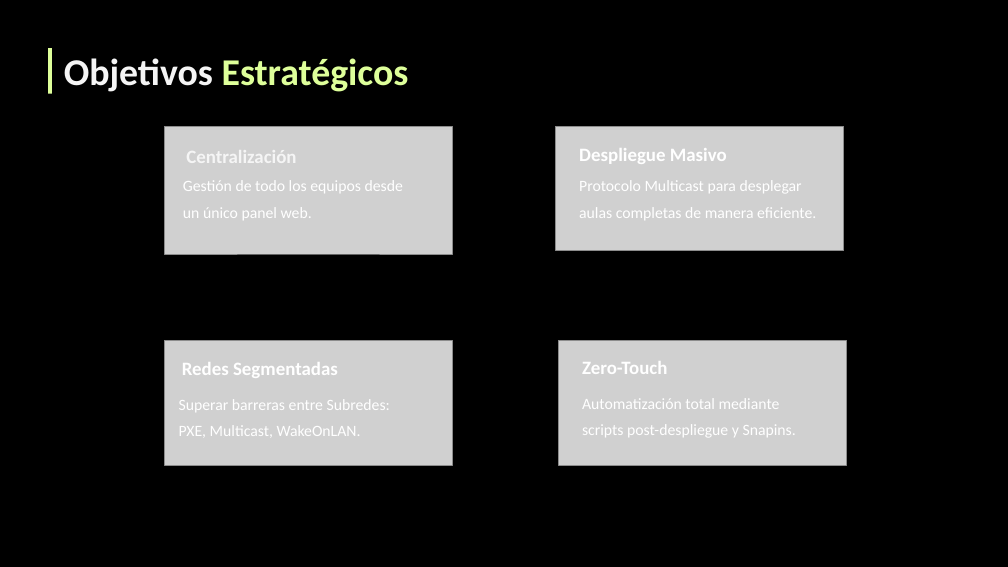
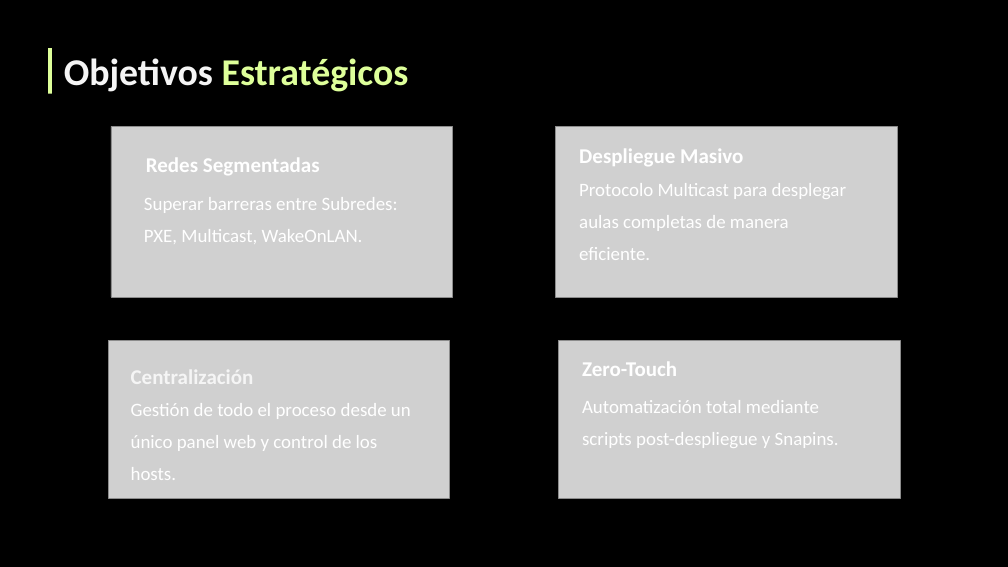
Before and after one commit to cristobal90palma/fog_project_2ASIR_2025-26, a slide deck: slide 3 of Documentación/Presentación.pptx. Drawn at 1008x567 pixels with LibreOffice and Linux fonts; fonts in the diff are those of the drawing; grey boxes stand for pictures. Boxes give left, top, right and bottom in pixels: in the first picture for what was removed or moved away, otherwise in the second. Text is boxed around its words. In the diff, an @@ line names an element or a change of style, - is before the commit and + after.

```diff
--- a/Documentación/Presentación.pptx
+++ b/Documentación/Presentación.pptx
@@ picture: place and size @@
-picture at (164,341,452,466)
+picture at (111,126,453,297)
@@ picture: place and size @@
-picture at (556,126,844,251)
+picture at (556,126,898,297)
@@ text "Redes Segmentadas": place and size @@
-text "Redes Segmentadas" at (182,362,338,378)
+text "Redes Segmentadas" at (146,158,320,175)
@@ size 15 to 18 pt in 3 elements at (582,400,839,448), (579,183,847,260), (144,197,398,242) @@
@@ text "Superar barreras entre Subredes: PXE, ...": place and size @@
-text "Superar barreras entre Subredes: PXE, ..." at (179,399,390,436)
+text "Superar barreras entre Subredes: PXE, ..." at (144,197,398,242)
@@ picture: place and size @@
-picture at (164,126,452,254)
+picture at (108,341,450,498)
@@ picture: place and size @@
-picture at (559,341,847,466)
+picture at (559,341,901,498)
@@ size 18 to 20 pt in 4 elements at (579,149,743,166), (582,362,677,376), (146,158,320,175), (131,365,254,391) @@
@@ text "Centralización": place and size @@
-text "Centralización" at (186,145,296,168)
+text "Centralización" at (131,365,254,391)
@@ text at (131,403,411,480): text changed; size 15 to 18 pt @@
-Gestión de todo los equipos desde un único panel web.
+Gestión de todo el proceso desde un único panel web y control de los hosts.
```
Also in this commit, not shown: 9 other slides changed, 1 slide added, 2 slides removed.
